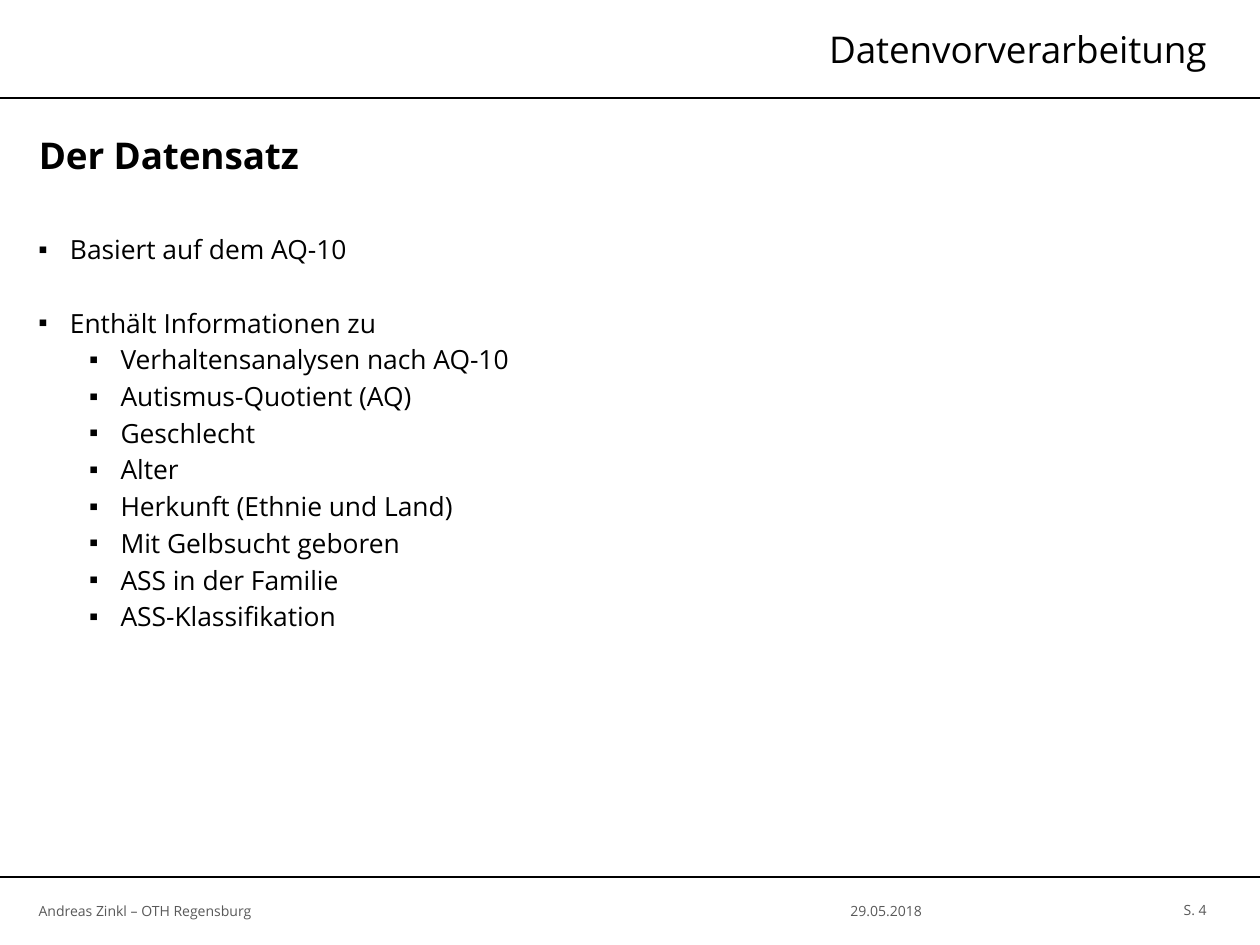
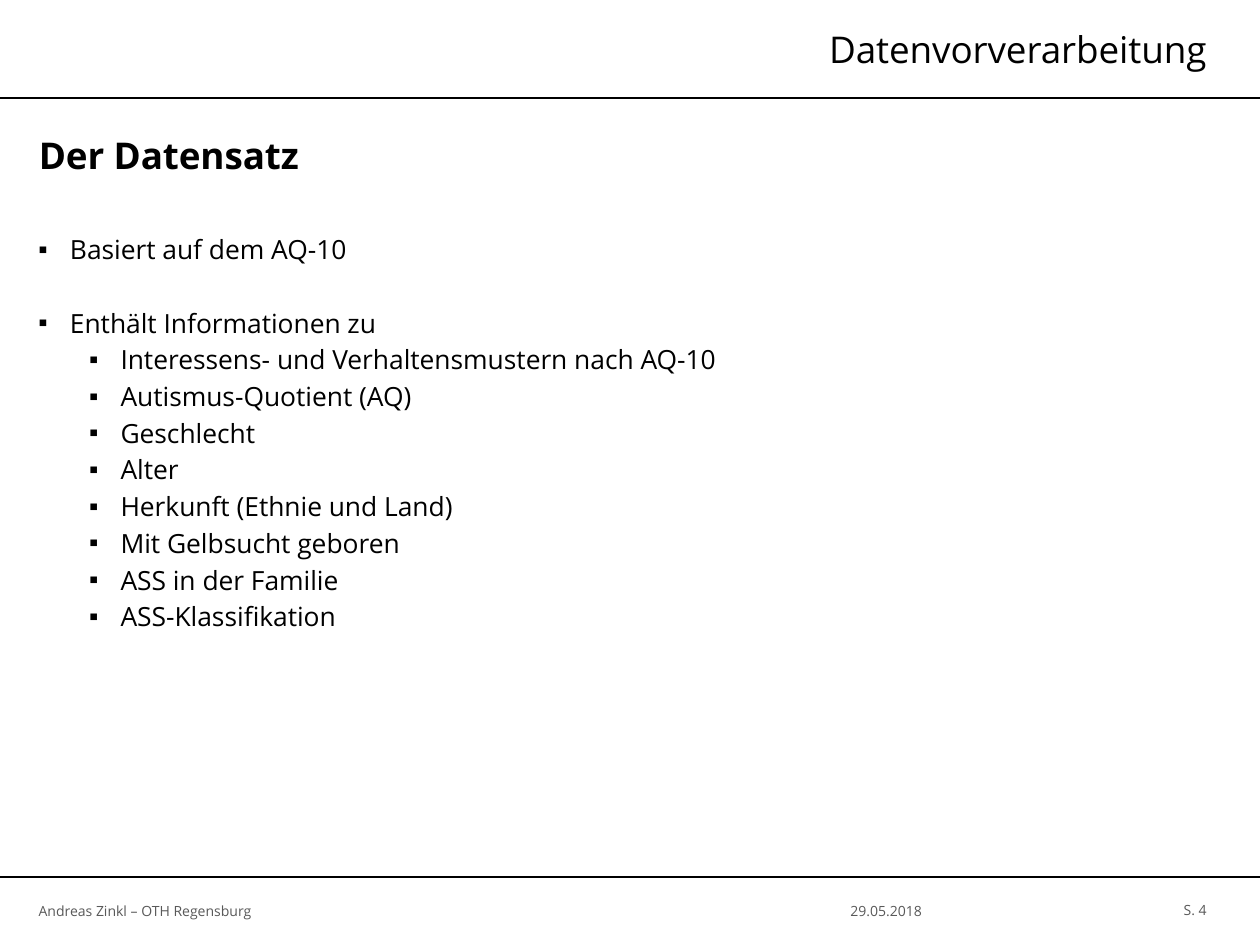
Before and after one commit to zinklandi/Autism_Classification_Paper, a slide deck: slide 4 of IML-Praesentation.pptx. Drawn at 1260x945 pixels with LibreOffice and Linux fonts; fonts in the diff are those of the drawing; background and template pictures are left out. Boxes give left, top, right and bottom in pixels: in the first picture for what was removed or moved away, otherwise in the second. Text is boxed around its words. In the diff, an @@ line names an element or a change of style, - is before the commit and + after.

```diff
--- a/IML-Praesentation.pptx
+++ b/IML-Praesentation.pptx
@@ text at bbox=[121, 349, 716, 374]: text changed @@
-  ▪ Verhaltensanalysen nach AQ-10
+  ▪ Interessens- und Verhaltensmustern nach AQ-10
```
Also in this commit, not shown: 6 other slides changed.
